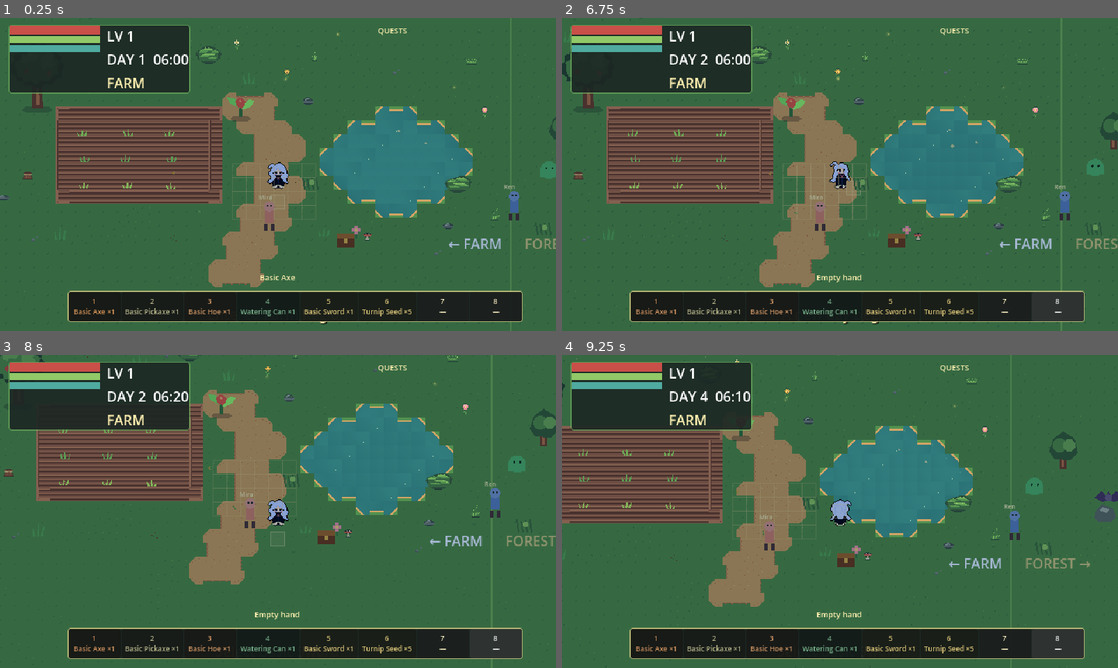
Above: before the commit, frames 1-4 (two rows, left to right).
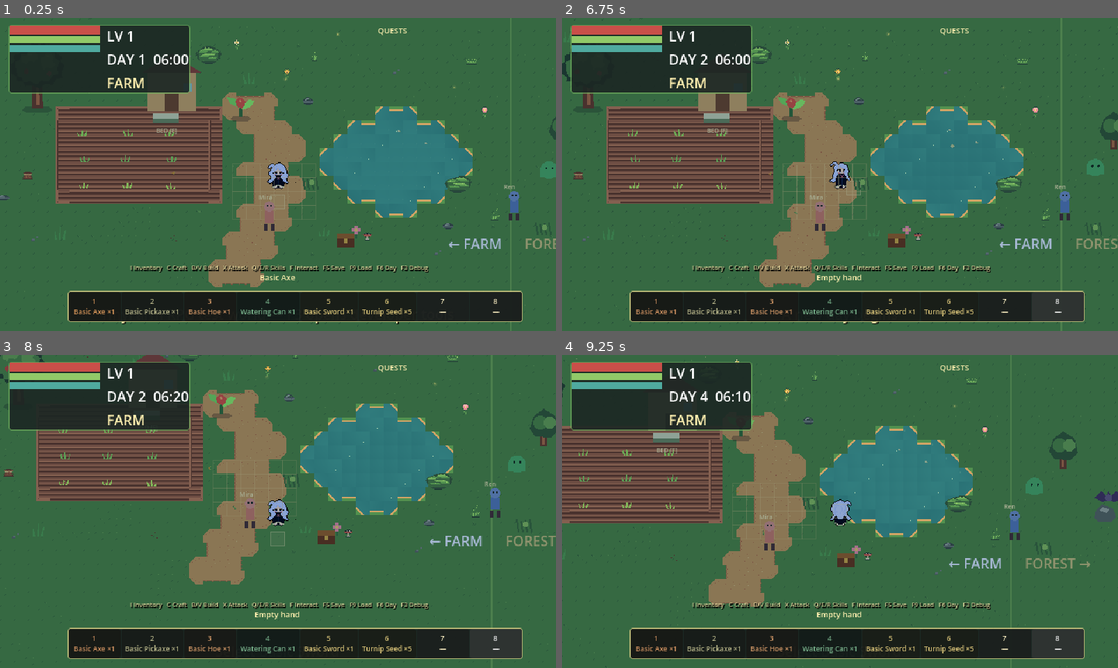
Above: after the commit, the same moments.

Repository: WatashiRain/TinyFarm
Game: Godot game, scene res://scenes/test/rpg_vertical_slice.tscn
Same seed, same stepped clock (60 frames per second), same inputs: the game is played once before the commit and once after it. Before the commit the project starts from res://scenes/world/main_world.tscn.
Inputs:
- Up to frame 1 (0.25 s): no input
- Up to frame 2 (6.75 s): click "1 Basic Axe ×1" at 0.5 s; click "2 Basic Pickaxe ×1" at 1.25 s; click "3 Basic Hoe ×1" at 2 s; click "4 Watering Can ×1" at 2.75 s; click "5 Basic Sword ×1" at 3.5 s; click "6 Turnip Seed ×5" at 4.25 s; click "7 —" at 5 s; click "8 —" at 5.75 s; tap Enter at 6.5 s; hold D (move_right) from 6.53 s (still down); hold F6 (advance_day) from 6.53 s (still down)
- Up to frame 3 (8 s): tap X (attack) at 6.8, 7.35 s; tap Space (use_tool) at 7.25 s; release D (move_right) at 7.28 s; release F6 (advance_day) at 7.28 s; hold S (move_down) from 7.28 s (still down); tap F (interact) at 7.55 s
- Up to frame 4 (9.25 s): release S (move_down) at 8.03 s; hold D (move_right) 8.03-8.78 s; hold F (interact) 8.03-8.78 s; tap F6 (advance_day) at 8.3, 8.85 s; hold W (move_up) from 8.78 s (still down); tap X (attack) at 9.05 s

The runs differ from the first frame. In frame 1, 1.5% of the frame differs, in the area x 21-78%, y 15-98%; in frame 2, 1.3%; in frame 3, 0.8%; in frame 4, 0.9%.

Commit message:
add save persistence and rpg test world

Diff:
--- a/project.godot
+++ b/project.godot
@@ -11,7 +11,7 @@
 [application]
 
 config/name="TinyFarm"
-run/main_scene="res://scenes/world/main_world.tscn"
+run/main_scene="res://scenes/test/rpg_vertical_slice.tscn"
 config/features=PackedStringArray("4.7", "Mobile")
 config/icon="res://icon.svg"
 
@@ -19,6 +19,7 @@
 
 GameState="*res://scripts/autoload/game_state.gd"
 TimeManager="*res://scripts/autoload/time_manager.gd"
+SaveManager="*res://scripts/save/save_manager.gd"
 
 [display]
 
--- /dev/null
+++ b/scenes/audio_hooks.tscn
@@ -0,0 +1,13 @@
+[gd_scene load_steps=2 format=3]
+[ext_resource type="Script" path="res://scripts/audio/audio_hooks.gd" id="1"]
+[node name="AudioHooks" type="Node"]
+script = ExtResource("1")
+[node name="Footsteps" type="AudioStreamPlayer" parent="."]
+[node name="Pickup" type="AudioStreamPlayer" parent="."]
+[node name="ToolHit" type="AudioStreamPlayer" parent="."]
+[node name="Harvest" type="AudioStreamPlayer" parent="."]
+[node name="Attack" type="AudioStreamPlayer" parent="."]
+[node name="EnemyHit" type="AudioStreamPlayer" parent="."]
+[node name="Craft" type="AudioStreamPlayer" parent="."]
+[node name="Build" type="AudioStreamPlayer" parent="."]
+[node name="UI" type="AudioStreamPlayer" parent="."]
--- /dev/null
+++ b/scenes/home/home_and_bed.tscn
@@ -0,0 +1,10 @@
+[gd_scene load_steps=3 format=3]
+[ext_resource type="Script" path="res://scripts/home/home_and_bed.gd" id="1"]
+[sub_resource type="RectangleShape2D" id="1_shape"]
+size = Vector2(56, 38)
+[node name="HomeAndBed" type="StaticBody2D"]
+collision_layer = 1
+script = ExtResource("1")
+[node name="CollisionShape2D" type="CollisionShape2D" parent="."]
+position = Vector2(0, -9)
+shape = SubResource("1_shape")
--- /dev/null
+++ b/scenes/test/rpg_vertical_slice.tscn
@@ -0,0 +1,18 @@
+[gd_scene load_steps=3 format=3]
+[ext_resource type="Script" path="res://scripts/world/rpg_vertical_slice.gd" id="1"]
+[ext_resource type="PackedScene" path="res://scenes/world/main_world.tscn" id="2"]
+[node name="RPGVerticalSlice" type="Node2D"]
+script = ExtResource("1")
+[node name="MainWorld" parent="." instance=ExtResource("2")]
+[node name="Controls" type="CanvasLayer" parent="."]
+layer = 31
+[node name="Hint" type="Label" parent="Controls"]
+offset_left = 8.0
+offset_top = 282.0
+offset_right = 635.0
+offset_bottom = 296.0
+theme_override_colors/font_color = Color(1, 0.941176, 0.690196, 0.78)
+theme_override_colors/font_shadow_color = Color(0, 0, 0, 0.8)
+theme_override_font_sizes/font_size = 7
+text = "I Inventory   C Craft   B/V Build   X Attack   Q/E/R Skills   F Interact   F5 Save   F9 Load   F6 Day   F3 Debug"
+horizontal_alignment = 1
--- /dev/null
+++ b/scenes/ui/debug_tools.tscn
@@ -0,0 +1,4 @@
+[gd_scene load_steps=2 format=3]
+[ext_resource type="Script" path="res://scripts/debug/debug_tools.gd" id="1"]
+[node name="DebugTools" type="CanvasLayer"]
+script = ExtResource("1")
--- /dev/null
+++ b/scenes/ui/defeat_overlay.tscn
@@ -0,0 +1,25 @@
+[gd_scene load_steps=2 format=3]
+[ext_resource type="Script" path="res://scripts/ui/defeat_overlay.gd" id="1"]
+[node name="DefeatOverlay" type="CanvasLayer"]
+layer = 80
+script = ExtResource("1")
+[node name="Shade" type="ColorRect" parent="."]
+visible = false
+anchors_preset = 15
+anchor_right = 1.0
+anchor_bottom = 1.0
+color = Color(0.12, 0.03, 0.05, 0.75)
+[node name="Label" type="Label" parent="Shade"]
+anchors_preset = 8
+anchor_left = 0.5
+anchor_top = 0.5
+anchor_right = 0.5
+anchor_bottom = 0.5
+offset_left = -90.0
+offset_top = -20.0
+offset_right = 90.0
+offset_bottom = 20.0
+theme_override_colors/font_color = Color(1, 0.83, 0.7, 1)
+theme_override_font_sizes/font_size = 18
+text = "DEFEATED\nReturning home..."
+horizontal_alignment = 1
--- a/scenes/world/main_world.tscn
+++ b/scenes/world/main_world.tscn
@@ -18,6 +18,10 @@
 [ext_resource type="PackedScene" path="res://scenes/ui/dialogue_ui.tscn" id="16_dialogue"]
 [ext_resource type="PackedScene" path="res://scenes/ui/shop_ui.tscn" id="17_shop"]
 [ext_resource type="PackedScene" path="res://scenes/ui/quest_system.tscn" id="18_quests"]
+[ext_resource type="PackedScene" path="res://scenes/home/home_and_bed.tscn" id="19_home"]
+[ext_resource type="PackedScene" path="res://scenes/audio_hooks.tscn" id="20_audio"]
+[ext_resource type="PackedScene" path="res://scenes/ui/debug_tools.tscn" id="21_debug"]
+[ext_resource type="PackedScene" path="res://scenes/ui/defeat_overlay.tscn" id="22_defeat"]
 
 [node name="MainWorld" type="Node2D"]
 script = ExtResource("1_world")
@@ -119,6 +123,9 @@
 role = &"ren"
 placeholder_color = Color(0.36, 0.52, 0.72, 1)
 
+[node name="HomeAndBed" parent="." instance=ExtResource("19_home")]
+position = Vector2(230, 166)
+
 [node name="GameplayHUD" parent="." instance=ExtResource("3_hud")]
 
 [node name="InventoryUI" parent="." instance=ExtResource("4_inventory")]
@@ -131,4 +138,10 @@
 
 [node name="ShopUI" parent="." instance=ExtResource("17_shop")]
 
+[node name="AudioHooks" parent="." instance=ExtResource("20_audio")]
+
+[node name="DebugTools" parent="." instance=ExtResource("21_debug")]
+
+[node name="DefeatOverlay" parent="." instance=ExtResource("22_defeat")]
+
 [editable path="PlaygroundBase"]
--- /dev/null
+++ b/scripts/audio/audio_hooks.gd
@@ -0,0 +1,11 @@
+class_name AudioHooks
+extends Node
+
+
+func _ready() -> void:
+	add_to_group("audio_hooks")
+
+
+func play(hook: StringName) -> void:
+	var player := get_node_or_null(String(hook)) as AudioStreamPlayer
+	if player != null and player.stream != null: player.play()
--- a/scripts/autoload/game_state.gd
+++ b/scripts/autoload/game_state.gd
@@ -63,6 +63,25 @@
 		inventory.add_item(get_item(item_id), 1 if item_id != &"turnip_seed" else 5)
 
 
+func reset_new_game() -> void:
+	current_region = &"farm"
+	player_position = Vector2(352, 270)
+	gold = 100
+	unlocked_skills = {"dash": true, "power_slash": false, "healing_pulse": false}
+	quest_state.clear()
+	world_state.clear()
+	_stored_stats.clear()
+	inventory.initialize(24)
+	_seed_starting_tools()
+	select_hotbar(0)
+	if player_stats != null:
+		player_stats.max_health = 100; player_stats.max_energy = 100; player_stats.max_mana = 50
+		player_stats.level = 1; player_stats.experience = 0; player_stats.attack = 10; player_stats.defense = 2
+		player_stats.restore_all()
+	gold_changed.emit(gold)
+	region_changed.emit(current_region)
+
+
 func register_player(stats: PlayerStats) -> void:
 	player_stats = stats
 	if not _stored_stats.is_empty():
--- a/scripts/building/building_system.gd
+++ b/scripts/building/building_system.gd
@@ -98,6 +98,15 @@
 	add_child(chest)
 
 
+func reload_state() -> void:
+	for child: Node in get_children():
+		if child is StorageContainer: child.queue_free()
+	buildings = GameState.world_state.get("placed_buildings", []).duplicate(true)
+	for data: Dictionary in buildings:
+		if StringName(data.get("type", "")) == &"basic_chest": _spawn_chest(data)
+	queue_redraw()
+
+
 func _draw() -> void:
 	for data: Dictionary in buildings:
 		var saved: Array = data["cell"]
--- a/scripts/building/storage_container.gd
+++ b/scripts/building/storage_container.gd
@@ -77,6 +77,15 @@
 	_refresh()
 
 
+func reload_state() -> void:
+	var saved: Dictionary = GameState.world_state.get("chests", {})
+	if saved.has(String(storage_id)):
+		inventory.apply_state(saved[String(storage_id)])
+	else:
+		inventory.initialize(16)
+	_refresh()
+
+
 func _refresh() -> void:
 	if chest_grid == null: return
 	for index: int in range(16): _button(chest_grid.get_child(index), inventory.slots[index])
--- /dev/null
+++ b/scripts/debug/debug_tools.gd
@@ -0,0 +1,59 @@
+class_name DebugTools
+extends CanvasLayer
+
+var panel: PanelContainer
+
+
+func _ready() -> void:
+	add_to_group("debug_tools")
+	_build_ui()
+
+
+func _unhandled_input(event: InputEvent) -> void:
+	if event.is_action_pressed("debug_toggle"):
+		panel.visible = not panel.visible
+		get_viewport().set_input_as_handled()
+
+
+func _build_ui() -> void:
+	layer = 70
+	panel = PanelContainer.new(); panel.position = Vector2(220, 38); panel.custom_minimum_size = Vector2(200, 265); panel.visible = false; add_child(panel)
+	var list := VBoxContainer.new(); panel.add_child(list)
+	var title := Label.new(); title.text = "DEVELOPER TOOLS [F3]"; title.add_theme_font_size_override("font_size", 10); list.add_child(title)
+	_add_button(list, "Advance Day", func() -> void: TimeManager.advance_day())
+	_add_button(list, "Give Materials", give_materials)
+	_add_button(list, "Give 30 XP", func() -> void: GameState.player_stats.add_experience(30))
+	_add_button(list, "Heal / Restore", func() -> void: GameState.player_stats.restore_all())
+	_add_button(list, "Spawn Slime", spawn_slime)
+	_add_button(list, "Unlock Skills", unlock_skills)
+	_add_button(list, "Give 100 Gold", func() -> void: GameState.add_gold(100))
+	_add_button(list, "Toggle Target Guides", toggle_guides)
+	_add_button(list, "New Game", func() -> void: SaveManager.new_game())
+
+
+func _add_button(parent: VBoxContainer, label: String, action: Callable) -> void:
+	var button := Button.new(); button.text = label; button.add_theme_font_size_override("font_size", 8); button.pressed.connect(action); parent.add_child(button)
+
+
+func give_materials() -> void:
+	for id: StringName in [&"wood", &"stone", &"fiber", &"turnip_seed"]:
+		GameState.inventory.add_item(GameState.get_item(id), 10)
+	GameState.notify("Developer materials added")
+
+
+func spawn_slime() -> void:
+	var scene: PackedScene = load("res://scenes/monsters/monster.tscn")
+	var monster: Monster = scene.instantiate(); monster.data = load("res://resources/monsters/slime.tres")
+	var player := get_tree().get_first_node_in_group("player") as PlayerController
+	get_tree().current_scene.add_child(monster); monster.global_position = player.global_position + Vector2(42, 0)
+
+
+func unlock_skills() -> void:
+	GameState.unlocked_skills["dash"] = true; GameState.unlocked_skills["power_slash"] = true; GameState.unlocked_skills["healing_pulse"] = true
+	GameState.notify("All prototype skills unlocked")
+
+
+func toggle_guides() -> void:
+	var player := get_tree().get_first_node_in_group("player") as PlayerController
+	var tools := player.get_node("ToolController") as ToolController; tools.show_target = not tools.show_target
+	GameState.notify("Target guides %s" % ("on" if tools.show_target else "off"))
--- a/scripts/farming/farming_grid.gd
+++ b/scripts/farming/farming_grid.gd
@@ -128,6 +128,11 @@
 	cells = GameState.world_state.get("farm_cells", {}).duplicate(true)
 
 
+func reload_state() -> void:
+	_load_state()
+	queue_redraw()
+
+
 func _draw() -> void:
 	for y: int in range(grid_size.y):
 		for x: int in range(grid_size.x):
--- a/scripts/gathering/resource_node.gd
+++ b/scripts/gathering/resource_node.gd
@@ -62,6 +62,14 @@
 		GameState.world_state["resource_%s" % persistent_id] = true
 
 
+func reload_state() -> void:
+	depleted = bool(GameState.world_state.get("resource_%s" % persistent_id, false))
+	hits_remaining = hits_required
+	visible = not depleted
+	$CollisionShape2D.set_deferred("disabled", depleted)
+	queue_redraw()
+
+
 func _draw() -> void:
 	if kind == Kind.TREE:
 		draw_rect(Rect2(-4, -22, 8, 22), Color("#704538"))
--- /dev/null
+++ b/scripts/home/home_and_bed.gd
@@ -0,0 +1,30 @@
+class_name HomeAndBed
+extends StaticBody2D
+
+
+func _ready() -> void:
+	add_to_group("home_bed")
+	queue_redraw()
+
+
+func _unhandled_input(event: InputEvent) -> void:
+	if not event.is_action_pressed("interact"): return
+	var player := get_tree().get_first_node_in_group("player") as PlayerController
+	if player != null and player.global_position.distance_to(global_position + Vector2(0, 20)) < 38.0:
+		sleep()
+
+
+func sleep() -> void:
+	TimeManager.advance_day()
+	if GameState.player_stats != null: GameState.player_stats.restore_all()
+	GameState.notify("Rested at home")
+
+
+func _draw() -> void:
+	draw_rect(Rect2(-28, -30, 56, 45), Color("#d8b071"), true)
+	draw_polygon(PackedVector2Array([Vector2(-34, -29), Vector2(0, -51), Vector2(34, -29)]), PackedColorArray([Color("#8f4c45")]))
+	draw_rect(Rect2(-8, -5, 16, 20), Color("#76503a"), true)
+	draw_rect(Rect2(13, -17, 10, 10), Color("#8fd0ca"), true)
+	draw_rect(Rect2(-22, 18, 30, 11), Color("#d9e0b4"), true)
+	draw_rect(Rect2(-22, 24, 30, 5), Color("#73936a"), true)
+	draw_string(ThemeDB.fallback_font, Vector2(-18, 40), "BED [F]", HORIZONTAL_ALIGNMENT_LEFT, -1, 7, Color("#fff0b0"))
--- /dev/null
+++ b/scripts/save/save_manager.gd
@@ -0,0 +1,56 @@
+extends Node
+
+signal game_saved(path: String)
+signal game_loaded(path: String)
+signal save_failed(message: String)
+
+const SAVE_VERSION := 1
+const SAVE_PATH := "user://tinyfarm_save.json"
+var active_save_path := SAVE_PATH
+
+
+func save_game() -> bool:
+	var payload := {"save_version": SAVE_VERSION, "game": GameState.to_state(), "time": TimeManager.to_state()}
+	var file := FileAccess.open(active_save_path, FileAccess.WRITE)
+	if file == null:
+		save_failed.emit("Could not open save file")
+		return false
+	file.store_string(JSON.stringify(payload, "\t"))
+	file.close()
+	GameState.notify("Game saved")
+	game_saved.emit(active_save_path)
+	return true
+
+
+func load_game() -> bool:
+	if not FileAccess.file_exists(active_save_path):
+		GameState.notify("No save found")
+		return false
+	var file := FileAccess.open(active_save_path, FileAccess.READ)
+	var parsed = JSON.parse_string(file.get_as_text())
+	file.close()
+	if typeof(parsed) != TYPE_DICTIONARY or int(parsed.get("save_version", 0)) != SAVE_VERSION:
+		save_failed.emit("Unsupported save data")
+		return false
+	GameState.apply_state(parsed.get("game", {}))
+	TimeManager.apply_state(parsed.get("time", {}))
+	_refresh_live_world()
+	GameState.notify("Game loaded")
+	game_loaded.emit(active_save_path)
+	return true
+
+
+func new_game() -> void:
+	GameState.reset_new_game()
+	TimeManager.apply_state({"day": 1, "hour": 6, "minute": 0})
+	_refresh_live_world()
+	GameState.notify("New game started")
+
+
+func _refresh_live_world() -> void:
+	var player := get_tree().get_first_node_in_group("player") as PlayerController
+	if player != null: player.global_position = GameState.player_position
+	for farm: FarmingGrid in get_tree().get_nodes_in_group("farming_grid"): farm.reload_state()
+	for builder: BuildingSystem in get_tree().get_nodes_in_group("building_system"): builder.reload_state()
+	for resource: ResourceNode in get_tree().get_nodes_in_group("resource_nodes"): resource.reload_state()
+	for chest: StorageContainer in get_tree().get_nodes_in_group("storage_containers"): chest.reload_state()
--- /dev/null
+++ b/scripts/ui/defeat_overlay.gd
@@ -0,0 +1,8 @@
+class_name DefeatOverlay
+extends CanvasLayer
+
+
+func show_defeat() -> void:
+	$Shade.visible = true
+	await get_tree().create_timer(0.75).timeout
+	$Shade.visible = false
--- a/scripts/world/main_world.gd
+++ b/scripts/world/main_world.gd
@@ -20,6 +20,12 @@
 	if event.is_action_pressed("advance_day"):
 		TimeManager.advance_day()
 		get_viewport().set_input_as_handled()
+	elif event.is_action_pressed("save_game"):
+		SaveManager.save_game()
+		get_viewport().set_input_as_handled()
+	elif event.is_action_pressed("load_game"):
+		SaveManager.load_game()
+		get_viewport().set_input_as_handled()
 
 
 func _update_region(force: bool) -> void:
@@ -34,6 +40,7 @@
 	player.set_physics_process(false)
 	GameState.add_gold(-int(ceil(GameState.gold * 0.1)))
 	GameState.notify("Chun was defeated — returning home")
+	$DefeatOverlay.show_defeat()
 	await get_tree().create_timer(0.8).timeout
 	player.position = Vector2(352, 270)
 	stats.restore_all()
--- /dev/null
+++ b/scripts/world/rpg_vertical_slice.gd
@@ -0,0 +1,5 @@
+extends Node2D
+
+
+func _ready() -> void:
+	GameState.notify("TinyFarm RPG test world — F3 opens developer tools")
Not shown: 1 places in scenes/world/main_world.tscn that only renumber resources
Not shown, added: scripts/audio/audio_hooks.gd.uid
Not shown, added: scripts/debug/debug_tools.gd.uid
Not shown, added: scripts/home/home_and_bed.gd.uid
Not shown, added: scripts/save/save_manager.gd.uid
Not shown, added: scripts/ui/defeat_overlay.gd.uid
Not shown, added: scripts/world/rpg_vertical_slice.gd.uid
